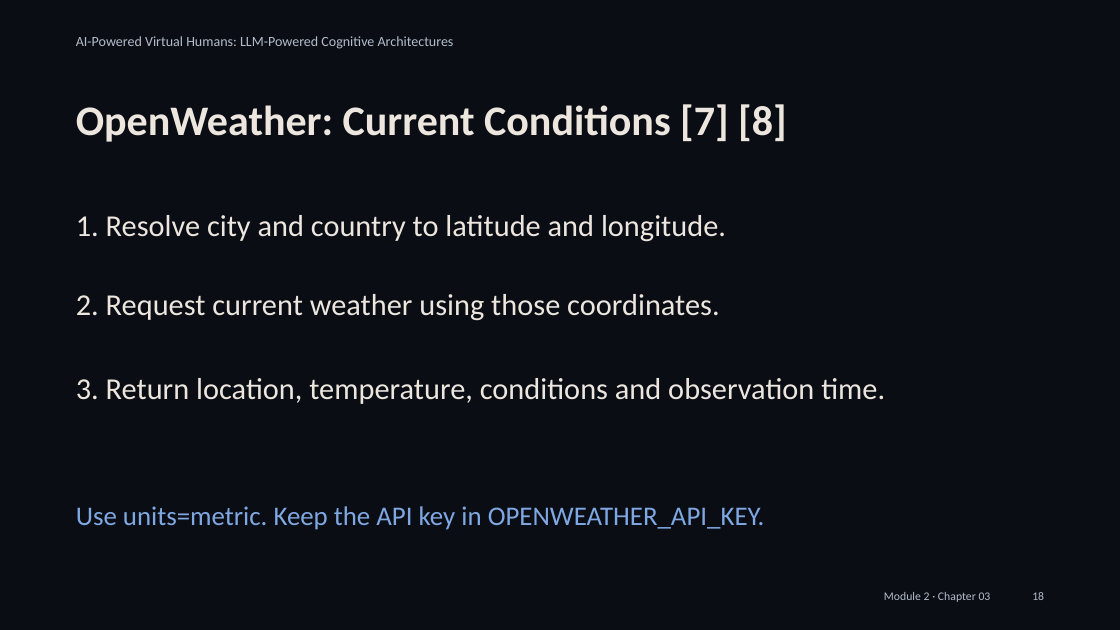
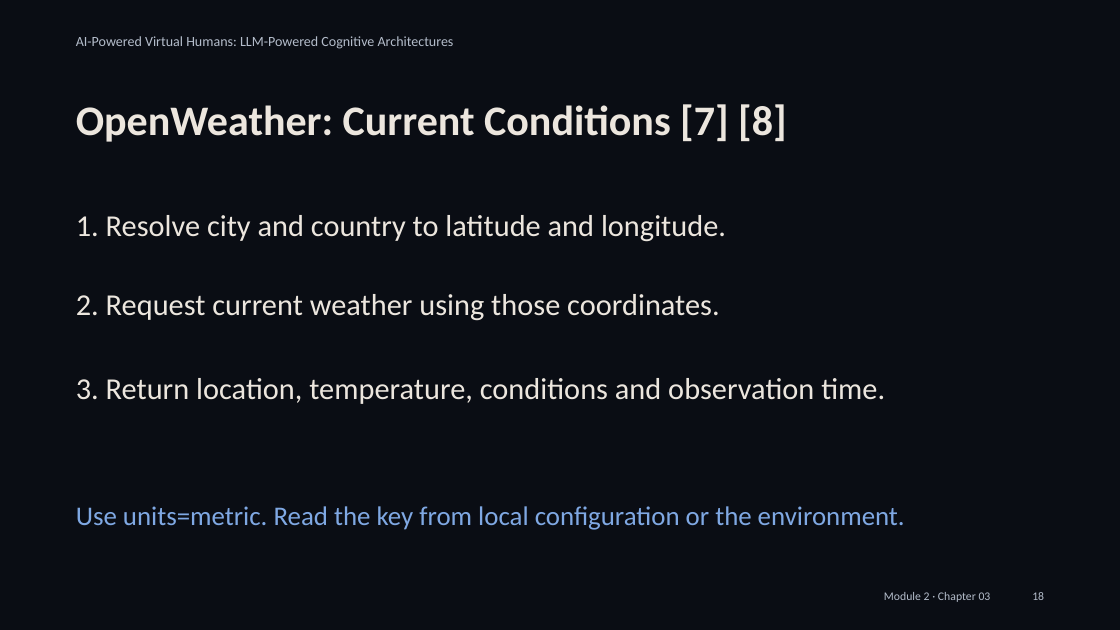
Before and after one commit to alessandropec/virtual-humans-cognitive-architectures, a slide deck: slide 18 of virtual_human_course/Module_2/Chapter_03/Slides/Module_2_Chapter_03_Integration_with_the_Virtual_Human.pptx. Drawn at 1120x630 pixels with LibreOffice and Linux fonts; fonts in the diff are those of the drawing. Boxes give left, top, right and bottom in pixels: in the first picture for what was removed or moved away, otherwise in the second. Text is boxed around its words. In the diff, an @@ line names an element or a change of style, - is before the commit and + after.

```diff
--- a/virtual_human_course/Module_2/Chapter_03/Slides/Module_2_Chapter_03_Integration_with_the_Virtual_Human.pptx
+++ b/virtual_human_course/Module_2/Chapter_03/Slides/Module_2_Chapter_03_Integration_with_the_Virtual_Human.pptx
@@ text at (76, 506, 905, 530): text changed @@
-Use units=metric. Keep the API key in OPENWEATHER_API_KEY.
+Use units=metric. Read the key from local configuration or the environment.
```
Also in this commit, not shown: 9 other slides changed, 2 slides added, 4 other files.
